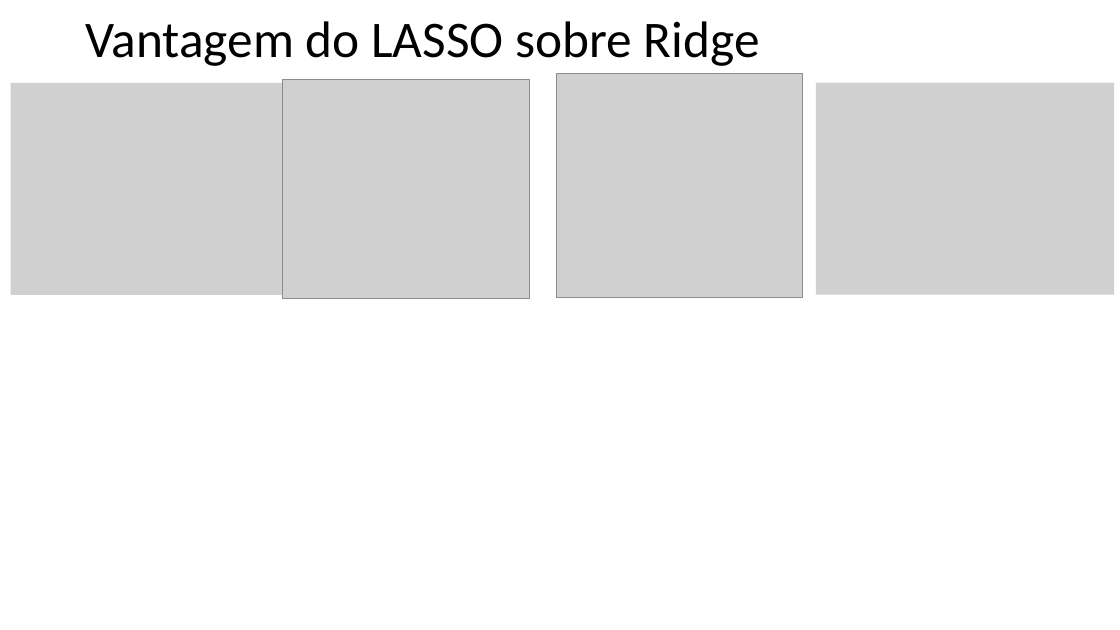
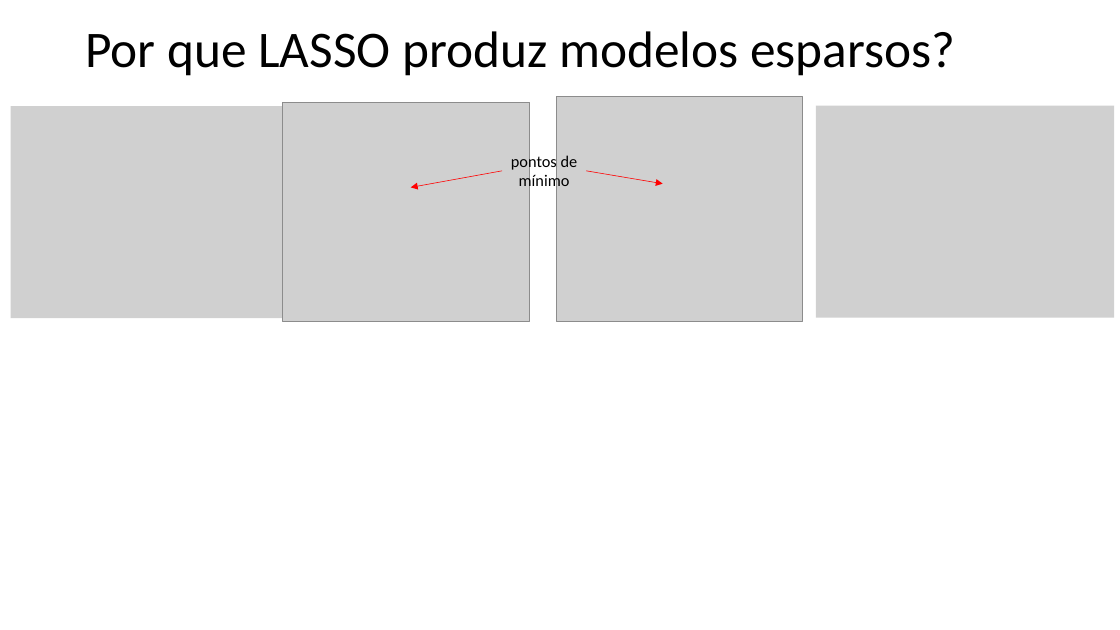
Before and after one commit to zz4fap/t319_aprendizado_de_maquina, a slide deck: slide 9 of slides/T319_Regressão_Linear (Parte VI).pptx. Drawn at 1120x630 pixels with LibreOffice and Linux fonts; fonts in the diff are those of the drawing; grey boxes stand for pictures. Boxes give left, top, right and bottom in pixels: in the first picture for what was removed or moved away, otherwise in the second. Text is boxed around its words. In the diff, an @@ line names an element or a change of style, - is before the commit and + after.

```diff
--- a/slides/T319_Regressão_Linear (Parte VI).pptx
+++ b/slides/T319_Regressão_Linear (Parte VI).pptx
@@ title at [85, 31, 955, 76]: text changed @@
-Vantagem do LASSO sobre Ridge
+Por que LASSO produz modelos esparsos?
@@ text added at [472, 102, 526, 103], 18 pt, text #000000 @@
+LASSO
@@ 4 pictures: place and size @@
-4 pictures at [11, 73, 1114, 298]
+4 pictures at [11, 97, 1114, 322]
@@ arrow added from (502, 171) to (411, 187), #FF0000 0.5 pt @@
@@ text added at [511, 154, 578, 191], 14 pt, text #000000 @@
+pontos de mínimo
@@ arrow added from (586, 171) to (663, 184), #FF0000 0.5 pt @@
```
Also in this commit, not shown: 8 other slides changed, 5 other files.
